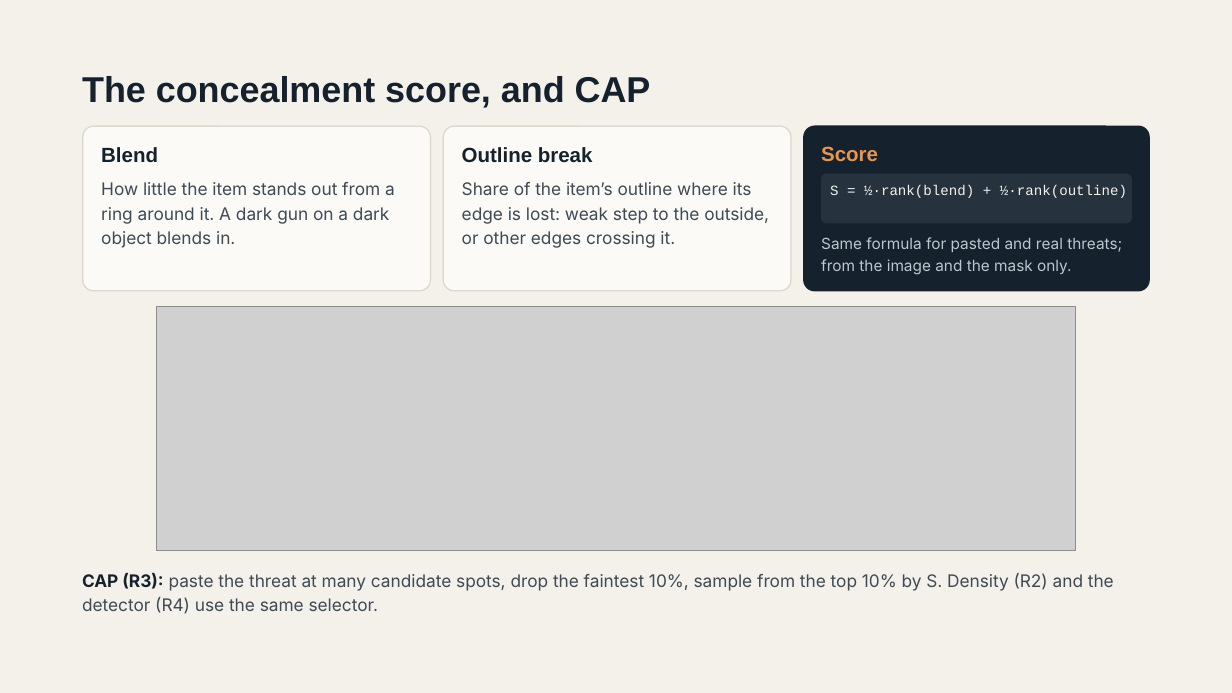
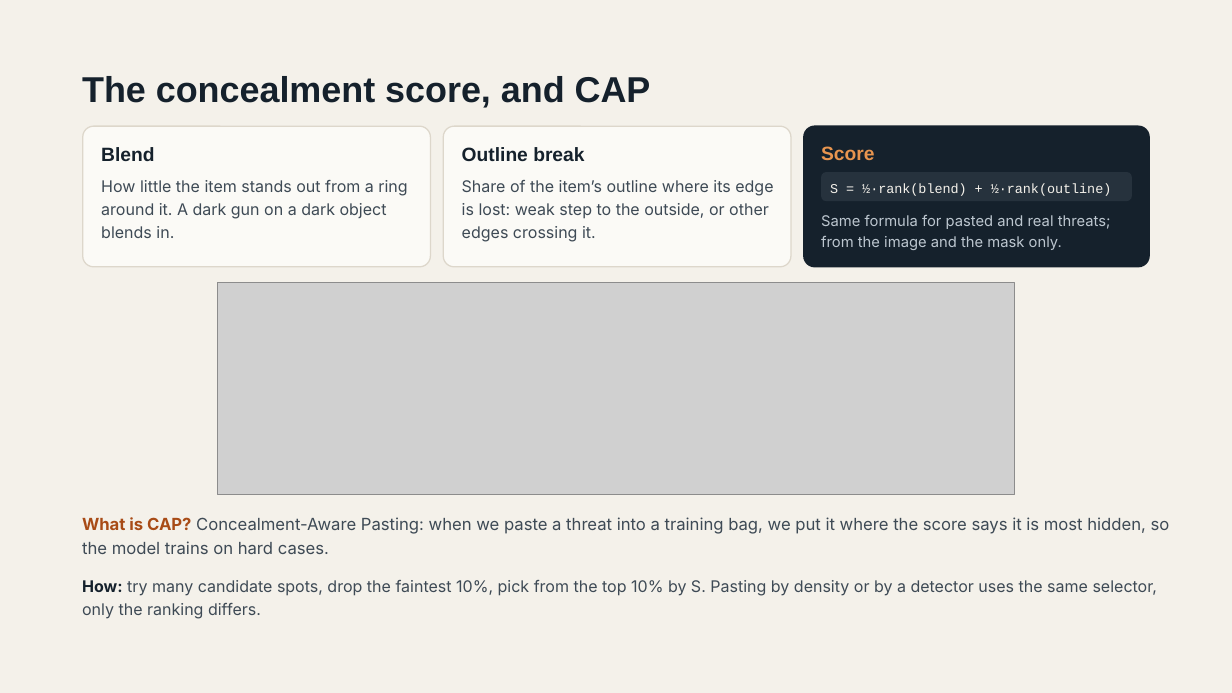
Before and after one commit to DavidAz01/Computer_Vision, a slide deck: slide 3 of Presentations/Beyond Background Density CAP Research Proposal (short version).pptx. Drawn at 1232x693 pixels with LibreOffice and Linux fonts; fonts in the diff are those of the drawing; grey boxes stand for pictures. Boxes give left, top, right and bottom in pixels: in the first picture for what was removed or moved away, otherwise in the second. Text is boxed around its words. In the diff, an @@ line names an element or a change of style, - is before the commit and + after.

```diff
--- a/Presentations/Beyond Background Density CAP Research Proposal (short version).pptx
+++ b/Presentations/Beyond Background Density CAP Research Proposal (short version).pptx
@@ proportions changed in 3 elements at [803,126,1150,268], [444,127,791,267], [83,127,431,267] @@
@@ rounded rectangle: place and size @@
-rounded rectangle at [83,127,431,291]
+rounded rectangle at [83,127,431,267]
@@ rounded rectangle: place and size @@
-rounded rectangle at [444,127,791,291]
+rounded rectangle at [444,127,791,267]
@@ rounded rectangle: place and size @@
-rounded rectangle at [803,126,1150,292]
+rounded rectangle at [803,126,1150,268]
@@ size 16 to 15 pt; line spacing 18.4pt to 17.2pt in 3 elements at [101,147,154,161], [462,147,584,161], [821,146,874,160] @@
@@ text "How little the item stands ..." at [101,180,407,238]: size 13.5 to 12.5 pt; line spacing 19.2pt to 17.8pt @@
@@ text "Share of the item’s outline ..." at [462,180,773,242]: size 13.5 to 12.5 pt; line spacing 19.2pt to 17.8pt @@
@@ rounded rectangle "S = ½·rank(blend) + ½·rank(outline)": place and size @@
-rounded rectangle "S = ½·rank(blend) + ½·rank(outline)" at [822,174,1132,224]
+rounded rectangle "S = ½·rank(blend) + ½·rank(outline)" at [822,172,1132,201]
@@ rounded rectangle "S = ½·rank(blend) + ½·rank(outline)" at [822,172,1132,201]: size 11 to 10.5 pt; line spacing 15.4pt to 14.7pt; proportions changed @@
@@ text "Same formula for pasted and ...": place and size @@
-text "Same formula for pasted and ..." at [821,237,1122,275]
+text "Same formula for pasted and ..." at [821,215,1111,250]
@@ text "Same formula for pasted and ..." at [821,215,1111,250]: size 12 to 11.5 pt; line spacing 17pt to 16.3pt @@
@@ picture: place and size @@
-picture at [157,307,1076,551]
+picture at [217,283,1015,494]
@@ text added at [82,517,1170,554], 13 pt, text #3E4A55 @@
+What is CAP? Concealment-Aware Pasting: when we paste a threat into a training bag, we put it where the score says it is most hidden, so the model trains on hard cases.
@@ text at [82,580,1157,619]: text changed; size 13.5 to 12.5 pt @@
-CAP (R3): paste the threat at many candidate spots, drop the faintest 10%, sample from the top 10% by S. Density (R2) and the detector (R4) use the same selector.
+How: try many candidate spots, drop the faintest 10%, pick from the top 10% by S. Pasting by density or by a detector uses the same selector, only the ranking differs.
```
Also in this commit, not shown: 3 other slides changed, 3 other files.
